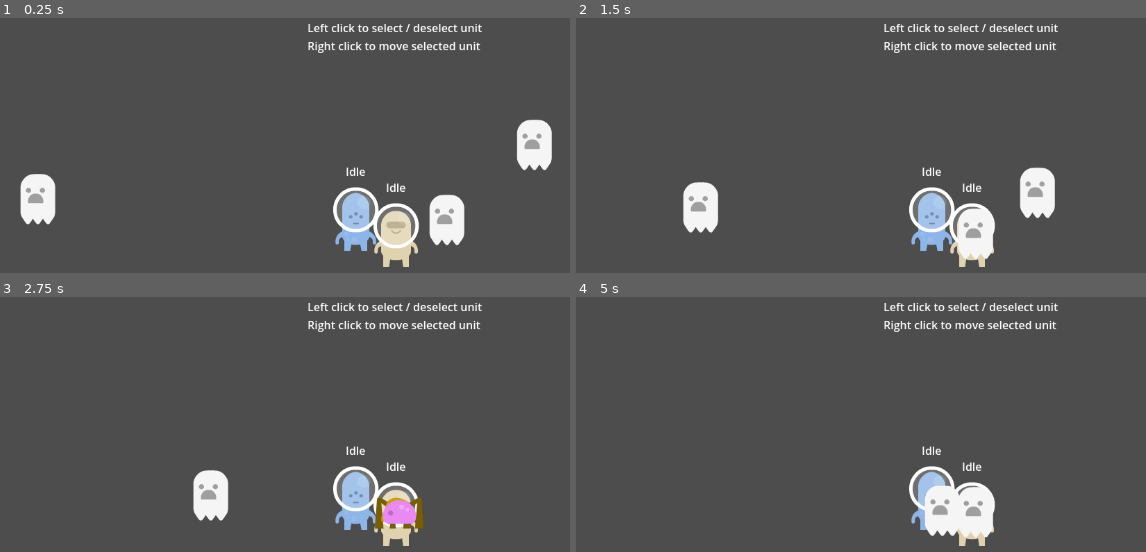
Above: before the commit, frames 1-4 (two rows, left to right).
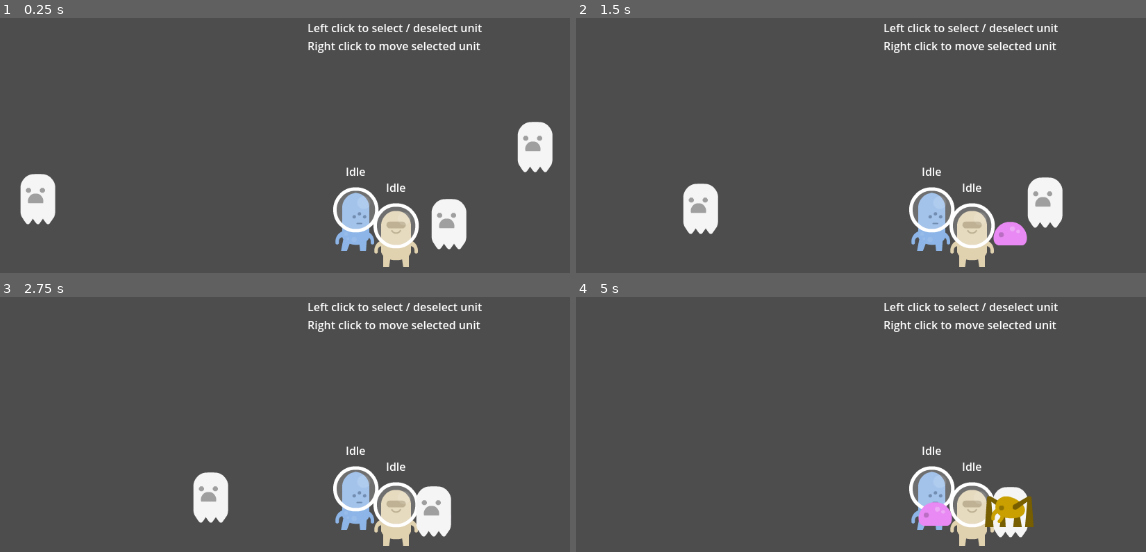
Above: after the commit, the same moments.

Repository: zhang-edward/roguelheart
Game: Godot game, scene res://scenes/Main.tscn
Two runs of this game, one before a commit and one after it. Both use one fixed random seed, a clock stepped at 60 frames per second and the inputs below.
Inputs (mouse positions are in pixels of both pictures, inside the frame that each line leads up to):
- Up to frame 1 (0.25 s): no input
- Up to frame 2 (1.5 s): tap Enter at 0.5, 1.25 s; move the mouse to (929, 176) at 0.52 s; click (929, 176) at 0.67 s; move the mouse to (975, 193) at 1.27 s; click (975, 193) at 1.42 s
- Up to frame 3 (2.75 s): tap Enter at 2 s; move the mouse to (473, 409) at 2.02 s; click (473, 409) at 2.17 s
- Up to frame 4 (5 s): tap Enter at 2.75, 3.5, 4.25 s; move the mouse to (outside the picture) at 2.77 s; click (outside the picture) at 2.92 s; move the mouse to (outside the picture) at 3.52 s; click (outside the picture) at 3.67 s; move the mouse to (729, 439) at 4.27 s; click (729, 439) at 4.42 s

The runs differ from the first frame. In frame 1, 1.0% of the frame differs, in the area x 59-98%, y 39-92%; in frame 2, 2.9%; in frame 3, 2.2%; in frame 4, 3.3%, in the area x 59-81%, y 73-95%.
Error after the commit: Invalid call. Nonexistent function 'is_dead' in base 'Node2D (Player)'. (res://scripts/fsm/AttackState.gd:24)

Commit message:
add health

Diff:
--- a/scenes/Main.tscn
+++ b/scenes/Main.tscn
@@ -68,7 +68,8 @@
 
 [node name="Sprite" parent="Player2" index="0"]
 sprite_frames = SubResource("SpriteFrames_yv776")
-frame_progress = 0.835956
+animation = &"default"
+frame_progress = 0.598969
 
 [node name="Attack" parent="Player2/StateMachine" index="2"]
 attack_interval = 2
--- a/scripts/Enemy.gd
+++ b/scripts/Enemy.gd
@@ -1,16 +1,25 @@
 class_name Enemy
 extends Node2D
 
+# Called when the node enters the scene tree for the first time.
 @onready var _state_machine: StateMachine = get_node("StateMachine")
+var _health := 3
 
-# Called when the node enters the scene tree for the first time.
 func _ready():
 	var screen_size = get_viewport().get_visible_rect().size
-	var x = randi_range(-screen_size.x / 2, screen_size.x / 2)
-	var y = randi_range(-screen_size.y / 2, screen_size.y / 2)
+	var x = randi_range( - screen_size.x / 2, screen_size.x / 2)
+	var y = randi_range( - screen_size.y / 2, screen_size.y / 2)
 
 	position = Vector2(x, y)
 	print("position spawned: " + str(position))
 
 func set_attack_target(target: Node2D):
 	_state_machine.transition_to("Attack", {"target": target})
+
+func take_damage(amt: int) -> void:
+	_health -= amt
+	if _health <= 0:
+		queue_free()
+
+func is_dead() -> bool:
+	return _health <= 0
--- a/scripts/Player.gd
+++ b/scripts/Player.gd
@@ -4,6 +4,8 @@
 """
 The Player class represents a player-controlled unit in the game.
 """
+
+var _health: int = 100
 
 @onready var sprite: AnimatedSprite2D = get_node("Sprite")
 @onready var area: Area2D = get_node("MousePickableArea")
@@ -13,6 +15,7 @@
 func _ready():
 	var player_party_manager: PlayerPartyManager = get_node("/root/Main/PlayerPartyManager") as PlayerPartyManager
 	player_party_manager.add_player(self)
+	print(Vector2(1152, 648) * get_canvas_transform())
 
 # Called every frame. 'delta' is the elapsed time since the previous frame.
 func _process(_delta):
@@ -23,3 +26,9 @@
 
 func set_move_target(target: Vector2):
 	_state_machine.transition_to("Move", {"target": target})
+
+# TODO: Move this to an "abstract" base class
+func take_damage(amt: int) -> void:
+	_health -= amt
+	if _health <= 0:
+		queue_free()
--- a/scripts/fsm/AttackState.gd
+++ b/scripts/fsm/AttackState.gd
@@ -4,11 +4,14 @@
 @export var attack_interval = 1
 
 const ATTACK_ANIMATION_NAME = "attack"
-const ATTACK_TARGET_OFFSET: Vector2 = Vector2(0, 0)
+const ATTACK_TARGET_OFFSET: float = 50
 const MIN_ATTACK_DISTANCE: float = 5
 const MAX_ATTACK_DISTANCE: float = 20
 
 var _target = null
+# If approaching target from the left, then attack offset position will be on the left
+# Otherwise, it will be on the right
+var _approach_dir = Vector2.RIGHT
 var _attack_anim_speed_factor: float
 
 func _ready() -> void:
@@ -17,28 +20,30 @@
 	var attack_anim_duration = get_animation_duration(sprite.sprite_frames, ATTACK_ANIMATION_NAME)
 	_attack_anim_speed_factor = attack_anim_duration / attack_interval
 
-func physics_update(delta: float) -> void:
-	if _target == null:
+func update(_delta: float) -> void:
+	if _target == null or _target.is_dead():
 		state_machine.transition_to("Idle")
 
-	var attack_target_pos = _target.position + ATTACK_TARGET_OFFSET
+func physics_update(delta: float) -> void:
+
+	var attack_target_pos = _target.position + (_approach_dir * ATTACK_TARGET_OFFSET)
 	if (entity.position - attack_target_pos).length() < MIN_ATTACK_DISTANCE:
 		sprite.play("attack", _attack_anim_speed_factor)
 	else:
 		sprite.play("default")
-		entity.translate((_target.position - entity.position).normalized() * delta * move_speed)
+		entity.translate((attack_target_pos - entity.position).normalized() * delta * move_speed)
 
 func enter(msg:={}) -> void:
 	_target = msg.target
+	_approach_dir = Vector2.RIGHT if msg.target.position.x < entity.position.x else Vector2.LEFT
 
 func attack() -> void:
 	# TODO: make attack frame configurable instead of always being frame 1
 	if _target == null or sprite.animation != "attack" or sprite.frame != 1:
 		return
-	var attack_target_pos = _target.position + ATTACK_TARGET_OFFSET
+	var attack_target_pos = _target.position + (_approach_dir * ATTACK_TARGET_OFFSET)
 	if (entity.position - attack_target_pos).length() < MAX_ATTACK_DISTANCE:
-		print(entity.name + " attacks " + _target.name + "!");
-		# _target.take_damage(1)
+		_target.take_damage(1)
 
 # Gets the duration of an animation in seconds. Used to scale animation speed to explicitly set attack speed
 func get_animation_duration(sprite_frames: SpriteFrames, animation_name: StringName) -> float:
